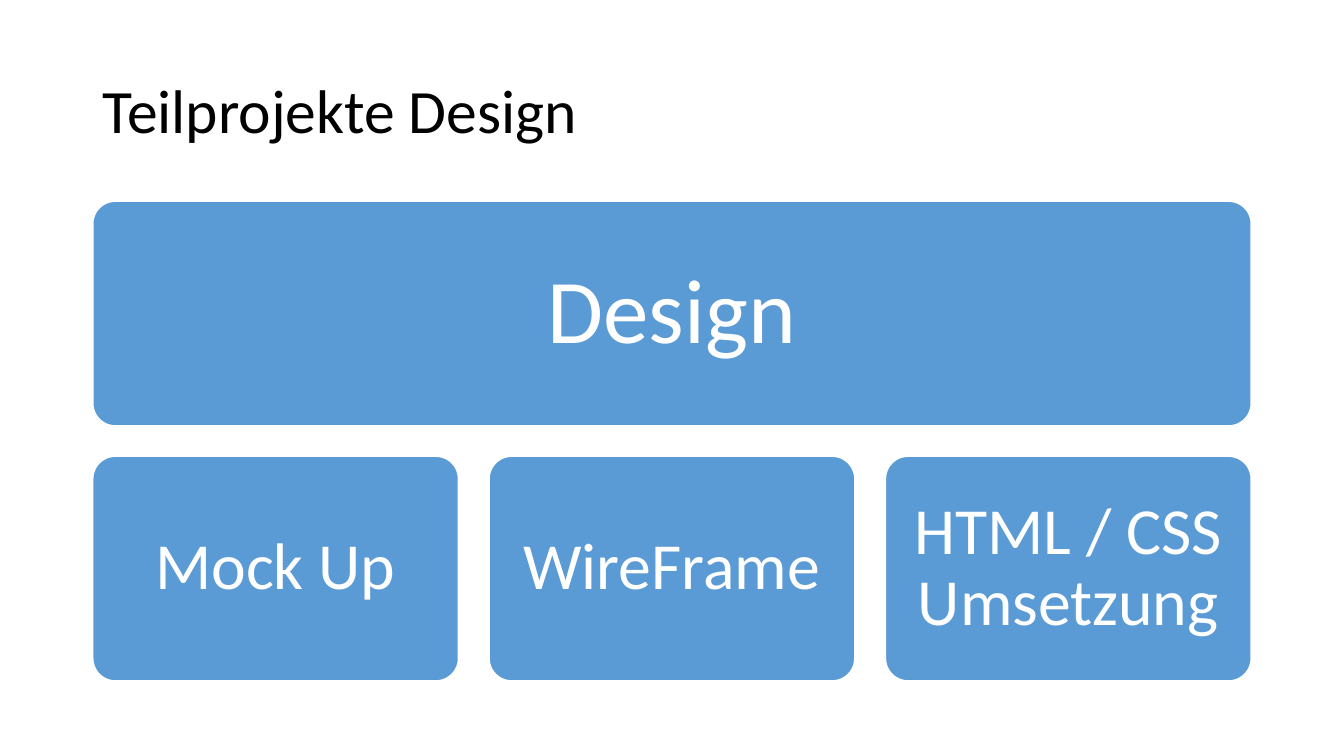
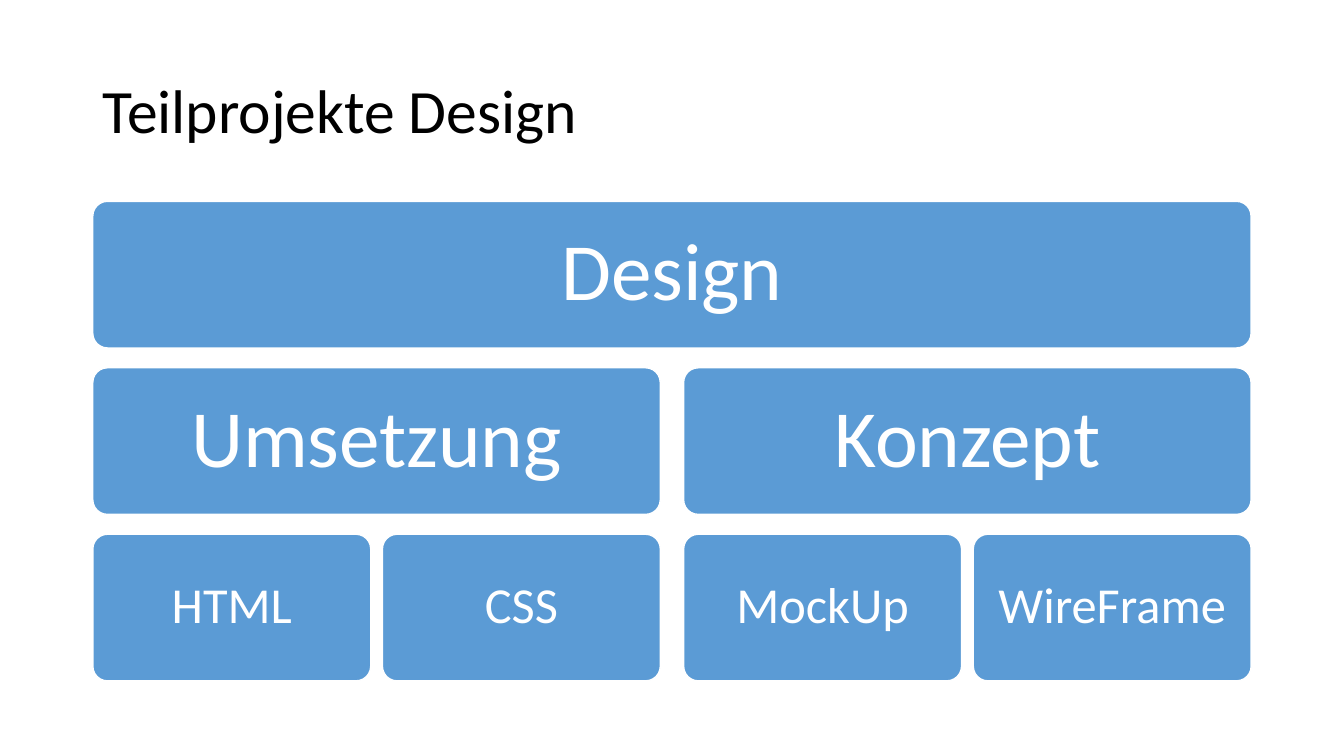
Before and after one commit to Masterarth/PM, a slide deck: slide 3 of documents/projectmanagement/Planung/Arbeitspakete.pptx. Drawn at 1344x756 pixels with LibreOffice and Linux fonts; fonts in the diff are those of the drawing. Boxes give left, top, right and bottom in pixels: in the first picture for what was removed or moved away, otherwise in the second. Text is boxed around its words. In the diff, an @@ line names an element or a change of style, - is before the commit and + after.

```diff
--- a/documents/projectmanagement/Planung/Arbeitspakete.pptx
+++ b/documents/projectmanagement/Planung/Arbeitspakete.pptx
@@ rounded rectangle resized from (x1=93, y1=202, x2=1251, y2=426) to (x1=93, y1=202, x2=1251, y2=348) @@
@@ text "Design" at (x1=561, y1=244, x2=782, y2=314): size 65 to 58 pt; less space between paragraphs @@
@@ rounded rectangle resized from (x1=93, y1=457, x2=459, y2=682) to (x1=93, y1=534, x2=371, y2=681) @@
@@ rounded rectangle resized from (x1=489, y1=457, x2=855, y2=682) to (x1=382, y1=534, x2=660, y2=681) @@
@@ text removed at (x1=914, y1=511, x2=1221, y2=637) @@
-HTML / CSS Umsetzung
@@ rounded rectangle resized from (x1=886, y1=457, x2=1252, y2=682) to (x1=974, y1=534, x2=1252, y2=681) @@
@@ text "WireFrame" moved from (x1=523, y1=543, x2=820, y2=590) to (x1=998, y1=588, x2=1225, y2=624) @@
@@ text "WireFrame" at (x1=998, y1=588, x2=1225, y2=624): size 47 to 36 pt; less space between paragraphs @@
@@ text removed at (x1=155, y1=543, x2=396, y2=600) @@
-Mock Up
@@ group added at (x1=93, y1=368, x2=1251, y2=681): 5 texts, 3 rounded rectangles @@
+Umsetzung
+HTML
+CSS
+Konzept
+MockUp
```
Also in this commit, not shown: 1 other slide changed, 1 other file.
